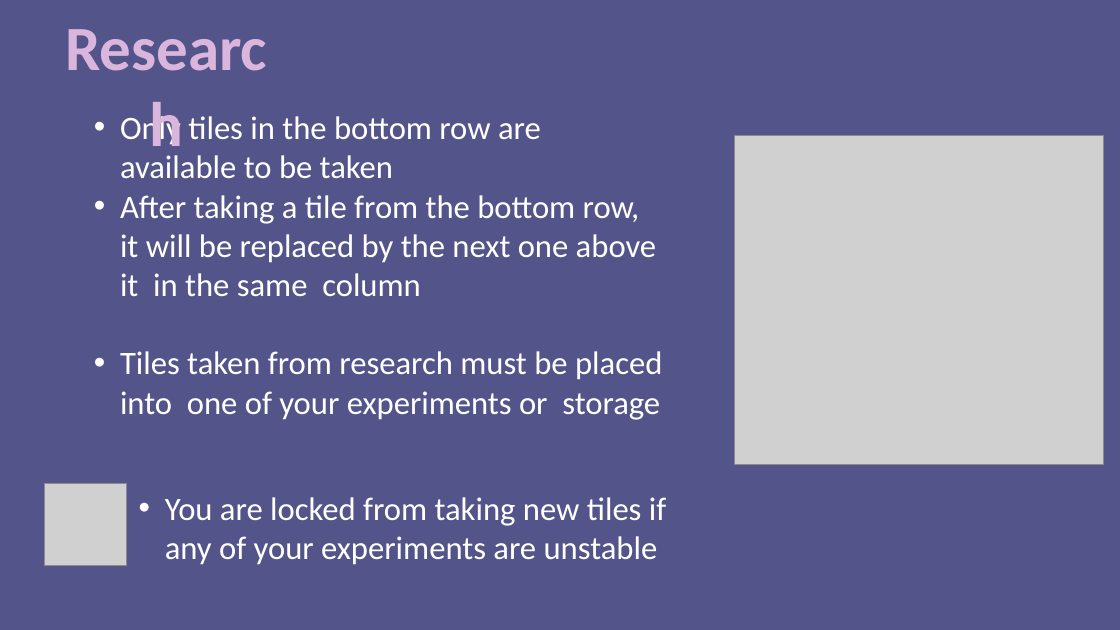
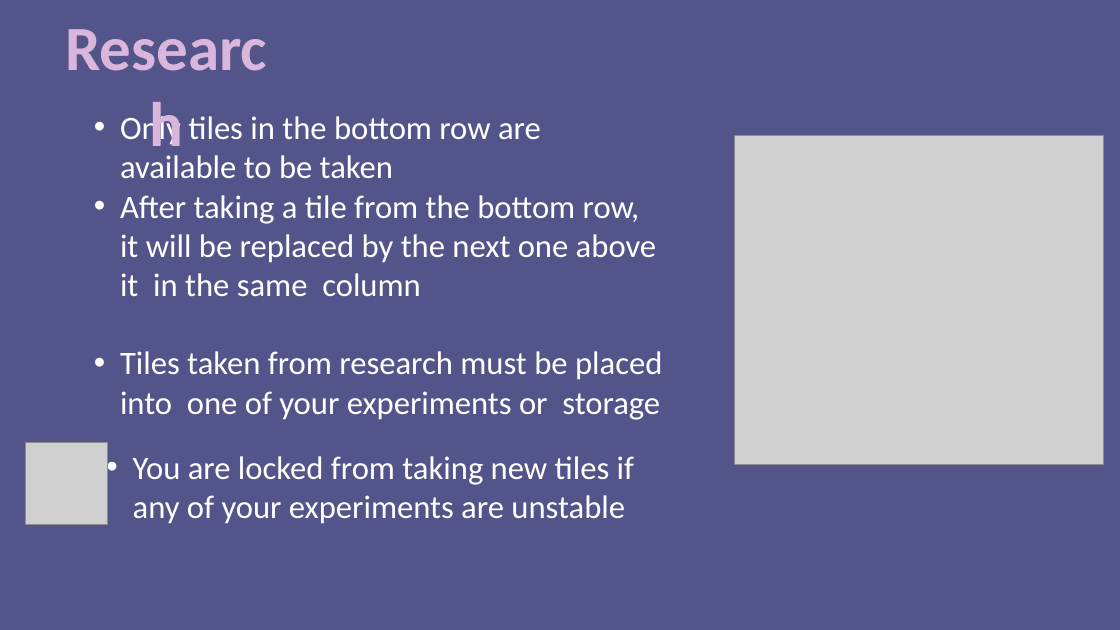
Before and after one commit to ninjacreeper47/Meriam-s-Trial, a slide deck: slide 3 of Assets/How to Play/Instructions.pptx. Drawn at 1120x630 pixels with LibreOffice and Linux fonts; fonts in the diff are those of the drawing; grey boxes stand for pictures. Boxes give left, top, right and bottom in pixels: in the first picture for what was removed or moved away, otherwise in the second. Text is boxed around its words. In the diff, an @@ line names an element or a change of style, - is before the commit and + after.

```diff
--- a/Assets/How to Play/Instructions.pptx
+++ b/Assets/How to Play/Instructions.pptx
@@ picture: place and size @@
-picture at bbox=[45, 483, 127, 565]
+picture at bbox=[25, 443, 108, 525]
@@ text "You are locked from taking ...": place and size @@
-text "You are locked from taking ..." at bbox=[165, 497, 666, 565]
+text "You are locked from taking ..." at bbox=[133, 456, 634, 524]
```
Also in this commit, not shown: 2 other slides changed, 12 other files.
